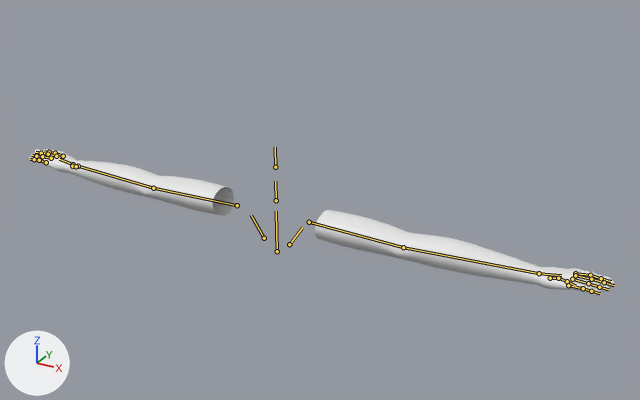
The Blender file BlendModel/ViewmodelHand.blend as it was, and as the next commit left it.
One viewpoint serves both versions: a 50 mm lens placed at (1.129, -1.715, 0.817), pointed at (-0.014, 0.364, -0.222). The lights are fixed; the arrows at lower left show +X, +Y and +Z. The bones that bend it are drawn over the model as lines.

Objects in the first picture: 'Hands'.
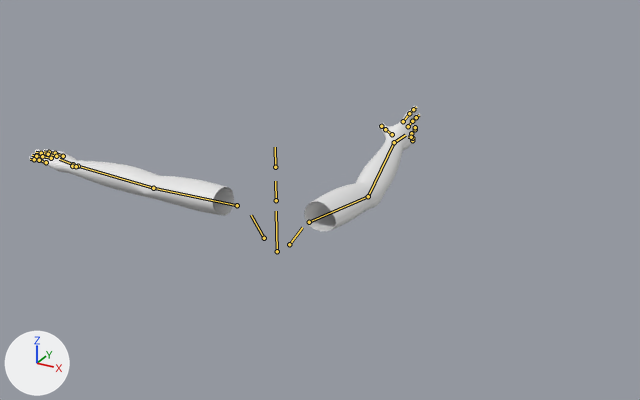
The newer file adds an action. The first version stands in its rest pose; the second is drawn at frame 60 of the action 'Telekinesis.Grab-Start'.

What changed in the scene script:
```text
Change bone_upperarm_r:
    where bone_upperarm_r = bpy.data.objects['Armature'].pose.bones['UpperArm.R']  # child of 'Shoulder.R'
    bone_upperarm_r.rotation_euler: (0.0, 0.0, 0.0) -> (-1.449, -0.0175, -0.576)  # degrees (0, 0, 0) -> degrees (-83, -1, -33)
Change bone_lowerarm_r:
    where bone_lowerarm_r = bpy.data.objects['Armature'].pose.bones['LowerArm.R']  # child of 'UpperArm.R'
    bone_lowerarm_r.rotation_euler: (0.0, 0.0, 0.0) -> (-0.262, 0.0, 0.0)  # degrees (0, 0, 0) -> degrees (-15, 0, 0)
Change bone_hand_r:
    where bone_hand_r = bpy.data.objects['Armature'].pose.bones['Hand.R']  # child of 'LowerArm.R'
    bone_hand_r.rotation_euler: (0.0, 0.0, 0.0) -> (0.279, 0.506, 0.367)  # degrees (0, 0, 0) -> degrees (16, 29, 21)
Change bone_thumba_r:
    where bone_thumba_r = bpy.data.objects['Armature'].pose.bones['ThumbA.R']  # child of 'Hand.R'
    bone_thumba_r.rotation_euler: (0.0, 0.0, 0.0) -> (0.349, -0.105, -0.681)  # degrees (0, 0, 0) -> degrees (20, -6, -39)
Change bone_thumbb_r:
    where bone_thumbb_r = bpy.data.objects['Armature'].pose.bones['ThumbB.R']  # child of 'ThumbA.R'
    bone_thumbb_r.rotation_euler: (0.0, 0.0, 0.0) -> (-0.89, 0.0, 0.0)  # degrees (0, 0, 0) -> degrees (-51, 0, 0)
Change bone_thumbc_r:
    where bone_thumbc_r = bpy.data.objects['Armature'].pose.bones['ThumbC.R']  # child of 'ThumbB.R'
    bone_thumbc_r.rotation_euler: (0.0, 0.0, 0.0) -> (0.716, 0.0, 0.0)  # degrees (0, 0, 0) -> degrees (41, 0, 0)
Change bone_indexa_r:
    where bone_indexa_r = bpy.data.objects['Armature'].pose.bones['IndexA.R']  # child of 'Hand.R'
    bone_indexa_r.rotation_euler: (0.0, 0.0, 0.0) -> (-0.314, -0.384, 0.384)  # degrees (0, 0, 0) -> degrees (-18, -22, 22)
Change bone_indexb_r:
    where bone_indexb_r = bpy.data.objects['Armature'].pose.bones['IndexB.R']  # child of 'IndexA.R'
    bone_indexb_r.rotation_euler: (0.0, 0.0, 0.0) -> (0.0, 0.0, -0.262)  # degrees (0, 0, 0) -> degrees (0, 0, -15)
Change bone_middlea_r:
    where bone_middlea_r = bpy.data.objects['Armature'].pose.bones['MiddleA.R']  # child of 'Hand.R'
    bone_middlea_r.rotation_euler: (0.0, 0.0, 0.0) -> (-0.0524, -0.262, -0.14)  # degrees (0, 0, 0) -> degrees (-3, -15, -8)
Change bone_ringa_r:
    where bone_ringa_r = bpy.data.objects['Armature'].pose.bones['RingA.R']  # child of 'Hand.R'
    bone_ringa_r.rotation_euler: (0.0, 0.0, 0.0) -> (0.0524, 0.0349, -0.209)  # degrees (0, 0, 0) -> degrees (3, 2, -12)
Change bone_ringb_r:
    where bone_ringb_r = bpy.data.objects['Armature'].pose.bones['RingB.R']  # child of 'RingA.R'
    bone_ringb_r.rotation_euler: (0.0, 0.0, 0.0) -> (0.0, 0.0, -0.314)  # degrees (0, 0, 0) -> degrees (0, 0, -18)
Change bone_pinkya_r:
    where bone_pinkya_r = bpy.data.objects['Armature'].pose.bones['PinkyA.R']  # child of 'Hand.R'
    bone_pinkya_r.rotation_euler: (0.0, 0.0, 0.0) -> (0.0698, 0.227, -0.628)  # degrees (0, 0, 0) -> degrees (4, 13, -36)
Change bone_pinkyb_r:
    where bone_pinkyb_r = bpy.data.objects['Armature'].pose.bones['PinkyB.R']  # child of 'PinkyA.R'
    bone_pinkyb_r.rotation_euler: (0.0, 0.0, 0.0) -> (0.0, 0.0, -0.244)  # degrees (0, 0, 0) -> degrees (0, 0, -14)
```

Pixel boxes [x1, y1, x2, y2] of what changed, in the pictures (640 x 400 px):
'Hands', posed (33% narrower, 15% shorter): before [29, 149, 615, 296]; after [29, 106, 421, 231]
bone 'UpperArm.R', root to tip: before (309, 222) to (403, 247); after (309, 222) to (368, 196)
bone 'LowerArm.R', root to tip: before (403, 247) to (539, 273); after (368, 196) to (394, 142)
bone 'Hand.R', root to tip: before (539, 273) to (561, 275); after (394, 142) to (405, 135)
bone 'ThumbA.R', root to tip: before (550, 278) to (558, 278); after (392, 134) to (385, 129)
bone 'ThumbB.R', root to tip: before (558, 278) to (567, 281); after (385, 129) to (381, 126)
bone 'ThumbC.R', root to tip: before (567, 281) to (576, 286); after (381, 126) to (382, 124)
bone 'IndexA.R', root to tip: before (575, 273) to (590, 275); after (403, 121) to (409, 113)
bone 'IndexB.R', root to tip: before (590, 275) to (601, 278); after (409, 113) to (413, 109)
bone 'MiddleA.R', root to tip: before (575, 275) to (591, 279); after (408, 126) to (412, 121)
bone 'RingA.R', root to tip: before (572, 279) to (588, 283); after (411, 133) to (415, 129)
bone 'RingB.R', root to tip: before (588, 283) to (599, 287); after (415, 129) to (415, 127)
bone 'PinkyA.R', root to tip: before (568, 285) to (583, 288); after (412, 140) to (412, 138)
bone 'PinkyB.R', root to tip: before (583, 288) to (591, 291); after (412, 138) to (411, 137)
